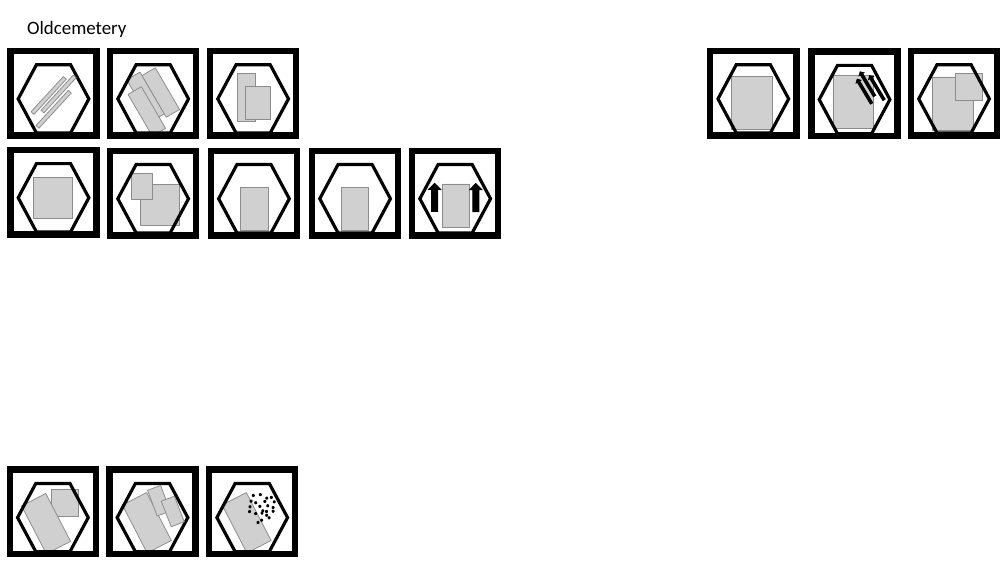
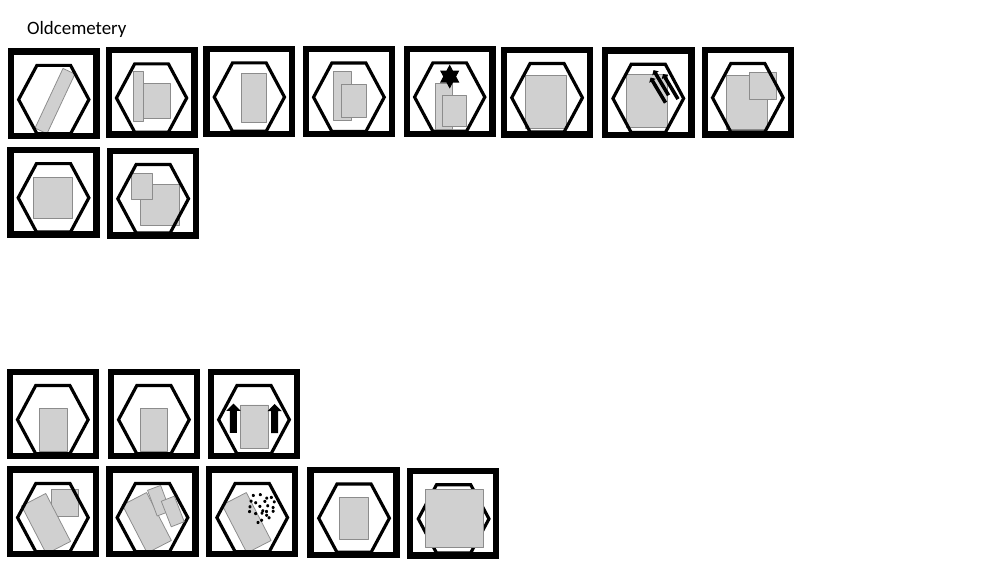
Before and after one commit to alexliuhust/JS_ChessGames, a slide deck: slide 5 of image process/drawings.pptx. Drawn at 1008x567 pixels with LibreOffice and Linux fonts; fonts in the diff are those of the drawing; grey boxes stand for pictures; background and template pictures are left out. Boxes give left, top, right and bottom in pixels: in the first picture for what was removed or moved away, otherwise in the second. Text is boxed around its words. In the diff, an @@ line names an element or a change of style, - is before the commit and + after.

```diff
--- a/image process/drawings.pptx
+++ b/image process/drawings.pptx
@@ rectangle added at bbox=[109, 50, 194, 135], outline #000000 6 pt @@
@@ hexagon at bbox=[19, 66, 89, 134]: fill #FFFFFF to none @@
@@ picture at bbox=[35, 68, 75, 133]: rotation 42 to 205 degrees @@
@@ hexagon added at bbox=[116, 64, 187, 132], outline #000000 3 pt @@
@@ picture at bbox=[134, 72, 144, 121]: rotation 42 to 180 degrees @@
@@ picture removed at bbox=[142, 68, 180, 117] @@
@@ picture added at bbox=[144, 83, 170, 118] @@
@@ picture at bbox=[242, 74, 266, 123]: rotation 329 to 0 degrees @@
@@ 2 pictures, 2 rectangles, 2 hexagons: place and size @@
-2 pictures, 2 rectangles, 2 hexagons at bbox=[110, 51, 296, 135]
+2 pictures, 2 rectangles, 2 hexagons at bbox=[206, 49, 392, 134]
@@ picture at bbox=[436, 83, 452, 129]: rotation 329 to 0 degrees @@
@@ group added at bbox=[407, 49, 492, 134]: 1 rectangle, 1 hexagon, 1 picture, 1 star @@
@@ 4 pictures, 3 rectangles, 3 right arrows, 3 hexagons: place and size @@
-4 pictures, 3 rectangles, 3 right arrows, 3 hexagons at bbox=[710, 51, 997, 136]
+4 pictures, 3 rectangles, 3 right arrows, 3 hexagons at bbox=[504, 50, 791, 135]
@@ picture removed at bbox=[36, 91, 71, 128] @@
@@ 3 pictures, 3 rectangles, 3 hexagons, 2 right arrows: place and size @@
-3 pictures, 3 rectangles, 3 hexagons, 2 right arrows at bbox=[211, 150, 498, 235]
+3 pictures, 3 rectangles, 3 hexagons, 2 right arrows at bbox=[10, 372, 297, 457]
@@ rectangle added at bbox=[311, 470, 397, 555], outline #000000 6 pt @@
@@ rectangle added at bbox=[410, 471, 496, 556], outline #000000 6 pt @@
@@ hexagon added at bbox=[319, 484, 389, 552], outline #000000 3 pt @@
@@ picture added at bbox=[340, 497, 368, 539] @@
@@ hexagon added at bbox=[418, 485, 488, 553], outline #000000 3 pt @@
@@ picture added at bbox=[426, 490, 484, 548] @@
```
Also in this commit, not shown: 1 other slide changed, 8 other files.
